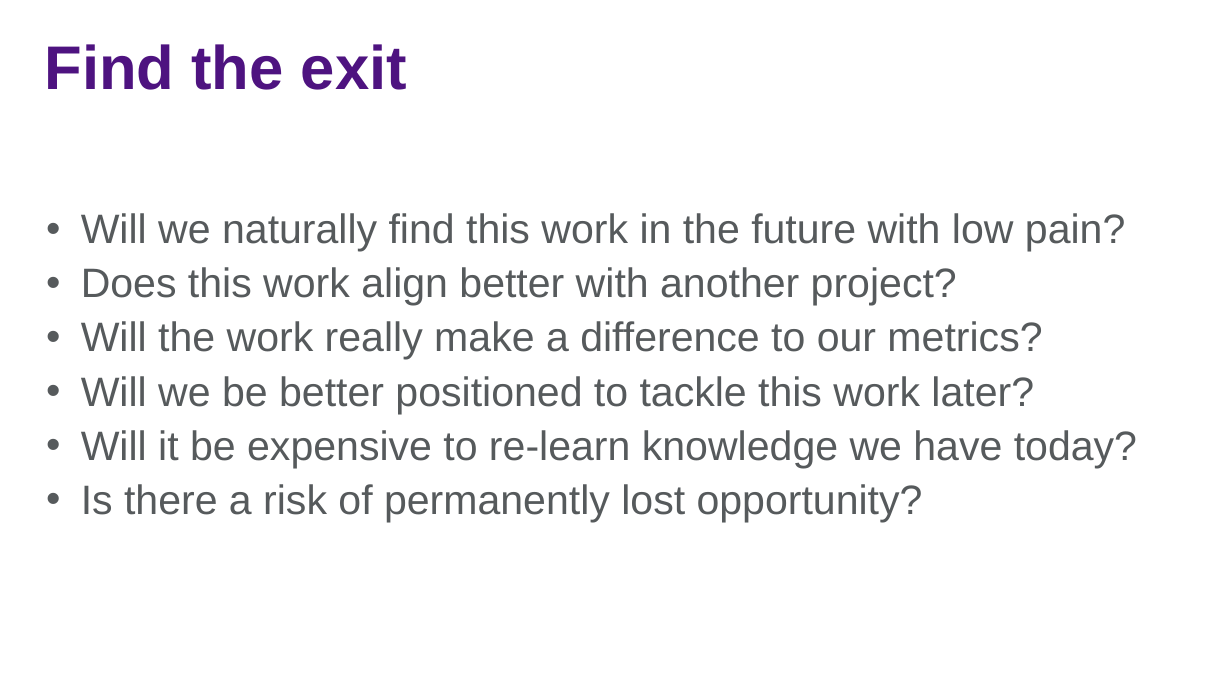
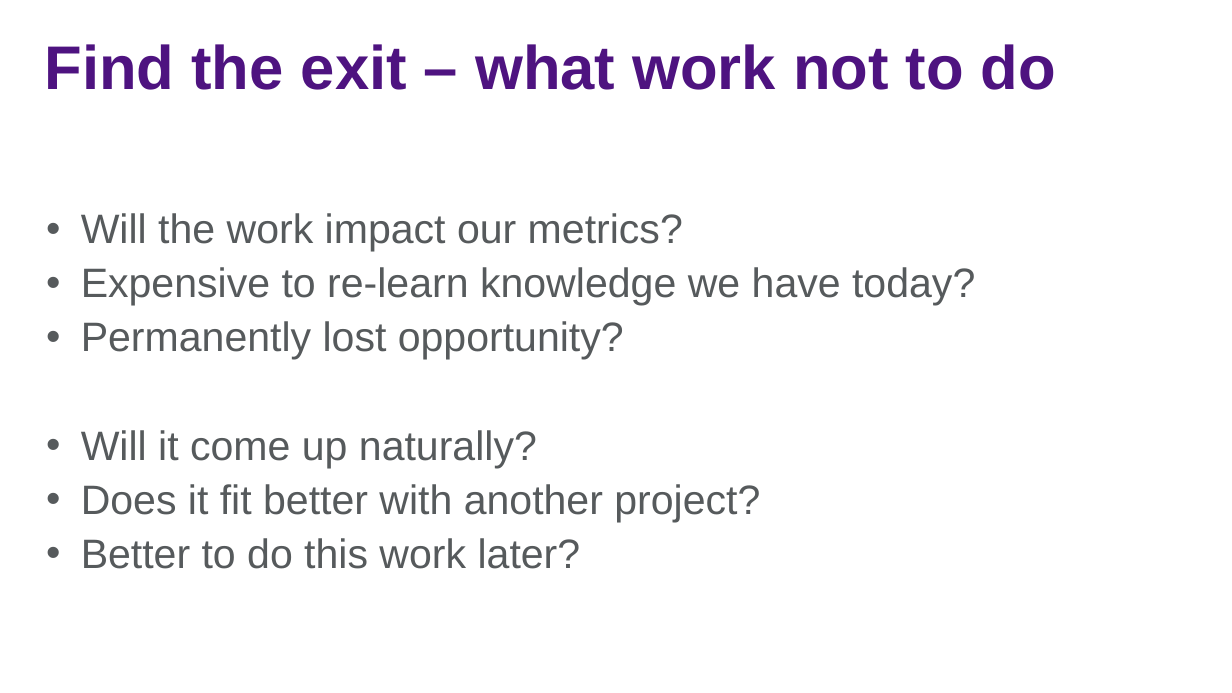
Before and after one commit to jasonjwood/presentations, a slide deck: slide 22 of InFusion2016 - Getting It Done - Jason Wood.pptx. Drawn at 1232x693 pixels with LibreOffice and Linux fonts; fonts in the diff are those of the drawing; background and template pictures are left out. Boxes give left, top, right and bottom in pixels: in the first picture for what was removed or moved away, otherwise in the second. Text is boxed around its words. In the diff, an @@ line names an element or a change of style, - is before the commit and + after.

```diff
--- a/InFusion2016 - Getting It Done - Jason Wood.pptx
+++ b/InFusion2016 - Getting It Done - Jason Wood.pptx
@@ title at [45, 44, 1056, 90]: text changed @@
-Find the exit
+Find the exit – what work not to do
@@ text at [81, 213, 975, 569]: text changed @@
-• Will we naturally find this work in the future with low pain?
-• Does this work align better with another project?
-• Will the work really make a difference to our metrics?
-• Will we be better positioned to tackle this work later?
-• Will it be expensive to re-learn knowledge we have today?
-• Is there a risk of permanently lost opportunity?
+• Will the work impact our metrics?
+• Expensive to re-learn knowledge we have today?
+• Permanently lost opportunity?
+• Will it come up naturally?
+• Does it fit better with another project?
+• Better to do this work later?
```
Also in this commit, not shown: 9 other slides changed, 1 slide added.
